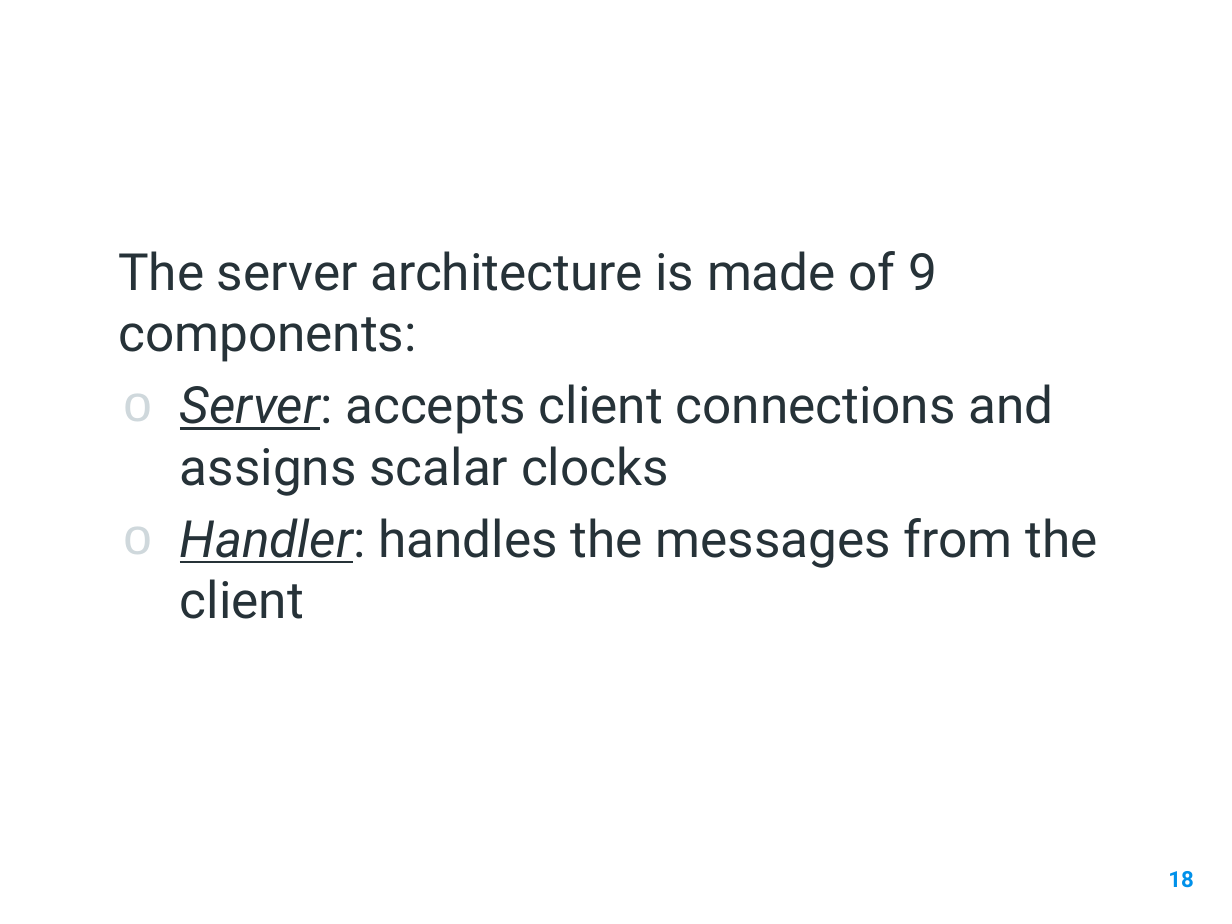
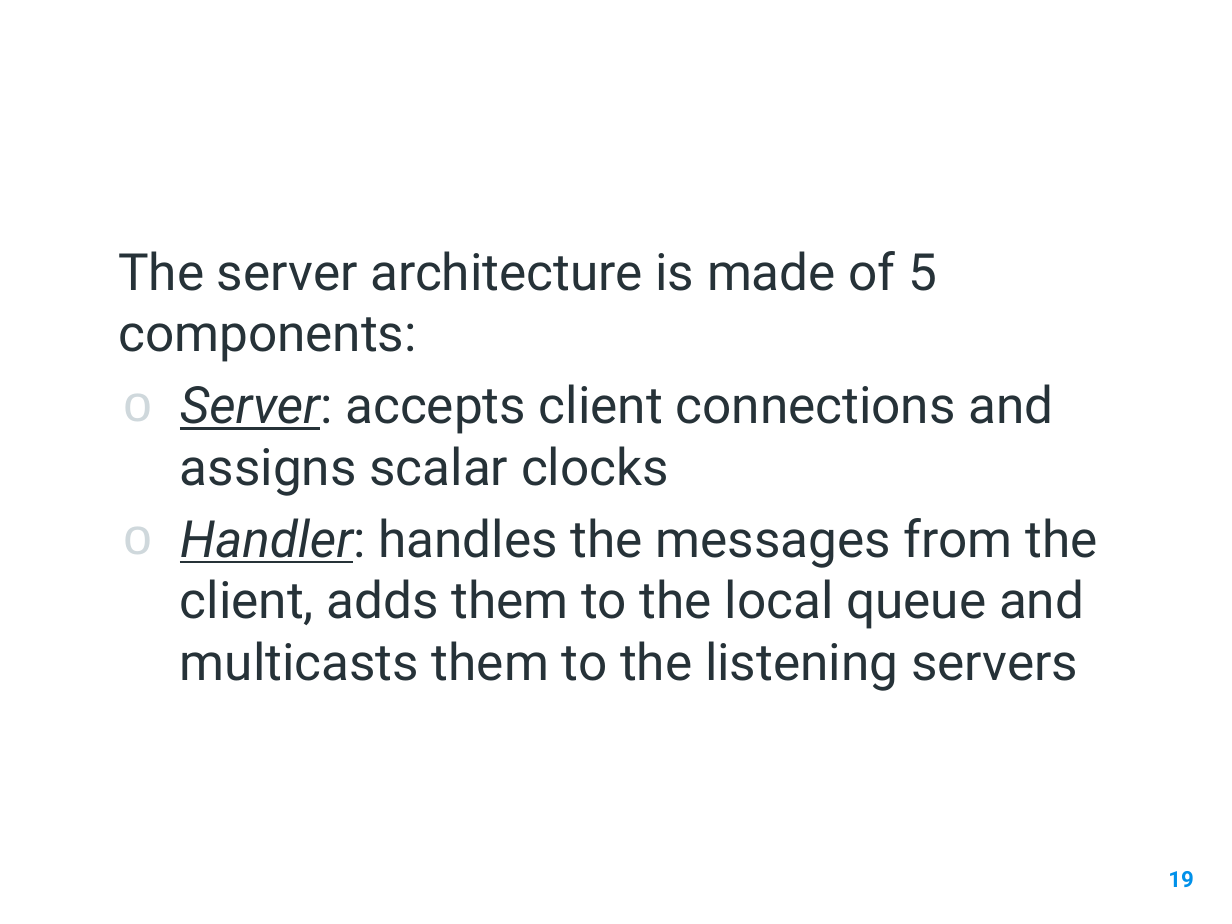
Before and after one commit to thedcfix/Replicated-Storage, a slide deck: slide 19 of Presentazione distributed Systems.pptx (slide 18 before the commit). Drawn at 1232x924 pixels with LibreOffice and Linux fonts; fonts in the diff are those of the drawing; background and template pictures are left out. Boxes give left, top, right and bottom in pixels: in the first picture for what was removed or moved away, otherwise in the second. Text is boxed around its words. In the diff, an @@ line names an element or a change of style, - is before the commit and + after.

```diff
--- a/Presentazione distributed Systems.pptx
+++ b/Presentazione distributed Systems.pptx
@@ text at bbox=[118, 251, 937, 362]: text changed @@
-The server architecture is made of 9 components:
+The server architecture is made of 5 components:
@@ text at bbox=[180, 518, 1098, 691]: text changed @@
-o Handler: handles the messages from the client
+o Handler: handles the messages from the client, adds them to the local queue and multicasts them to the listening servers
@@ page number at bbox=[1168, 871, 1193, 887]: text changed @@
-18
+19
```
Also in this commit, not shown: 6 other slides changed, 1 slide added, 3 other files.
